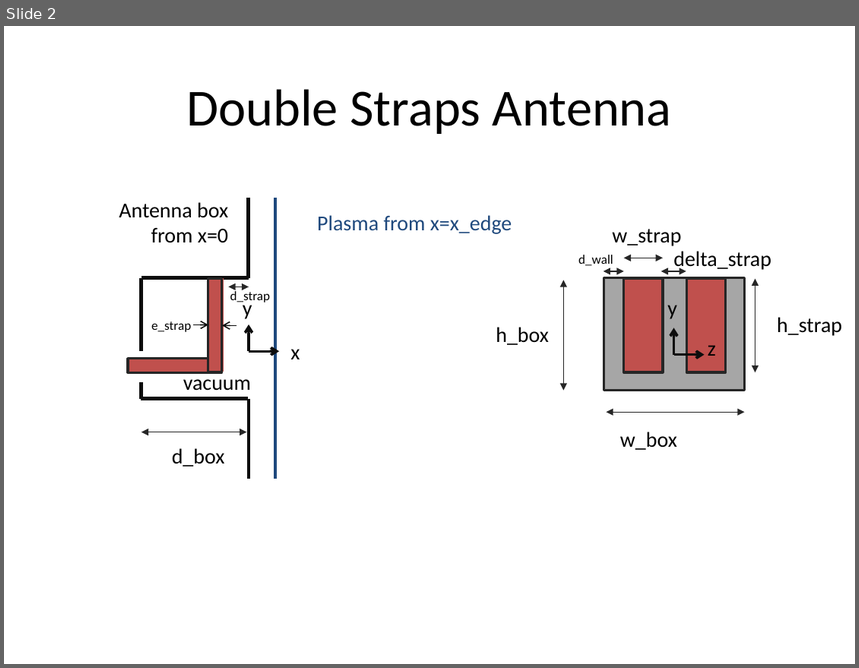
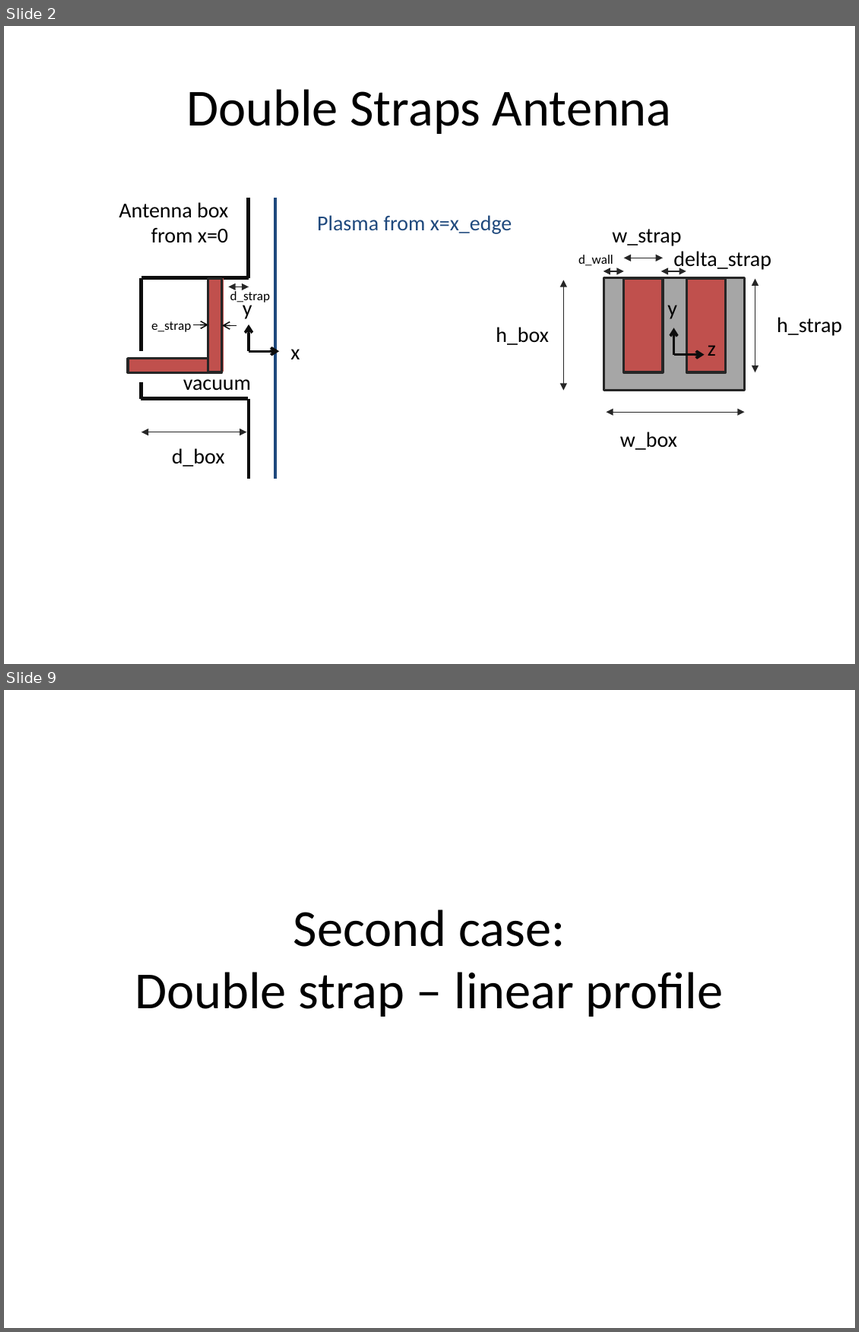
Before and after one commit to jhillairet/SOFT2018_Cold_Plasma_Modeling, a slide deck: Test Configurations/Test Geometries.pptx. Shown one above the other, each under a label of ours: slide 2 before the commit, slides 2 and 9 after it; the slides between them are not shown. The pictures are 859x668 and 859x1332 pixels, drawn with LibreOffice and Linux fonts; fonts in the diff are those of the drawing. Boxes give left, top, right and bottom in pixels: in the first picture for what was removed or moved away, otherwise in the second. Text is boxed around its words. In the diff, an @@ line names an element or a change of style, - is before the commit and + after.

Commit message:
Added the results of ANTITER for double strap case.

```diff
--- a/Test Configurations/Test Geometries.pptx
+++ b/Test Configurations/Test Geometries.pptx
@@ slide 9 added at (4, 690, 855, 1328), background #FFFFFF @@
@@ title added at (135, 910, 724, 1017), 44 pt, text #000000 @@
+Second case:
+Double strap – linear profile
```
Also in this commit, not shown: 2 slides changed, 9 other slides added, 1 other file.
